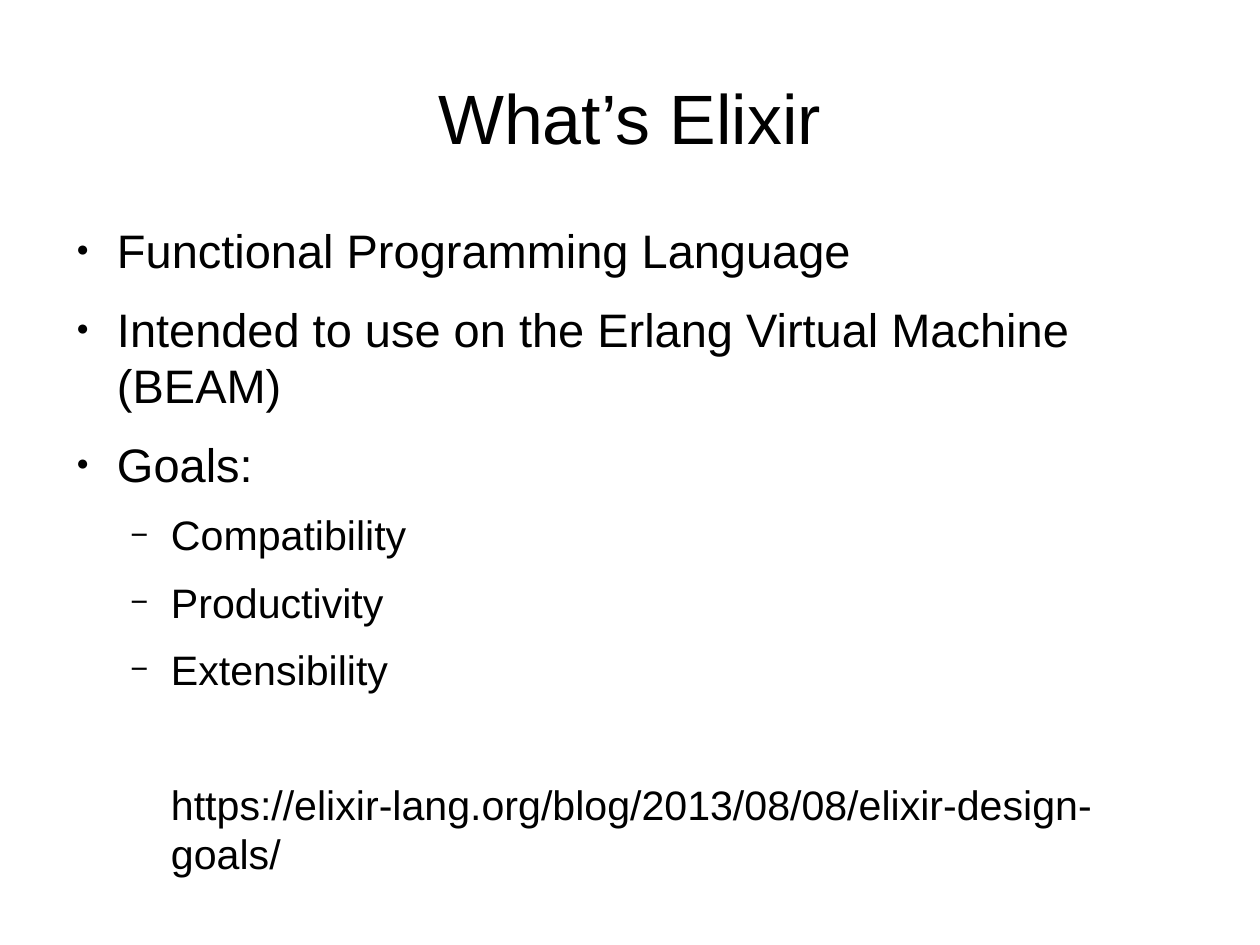
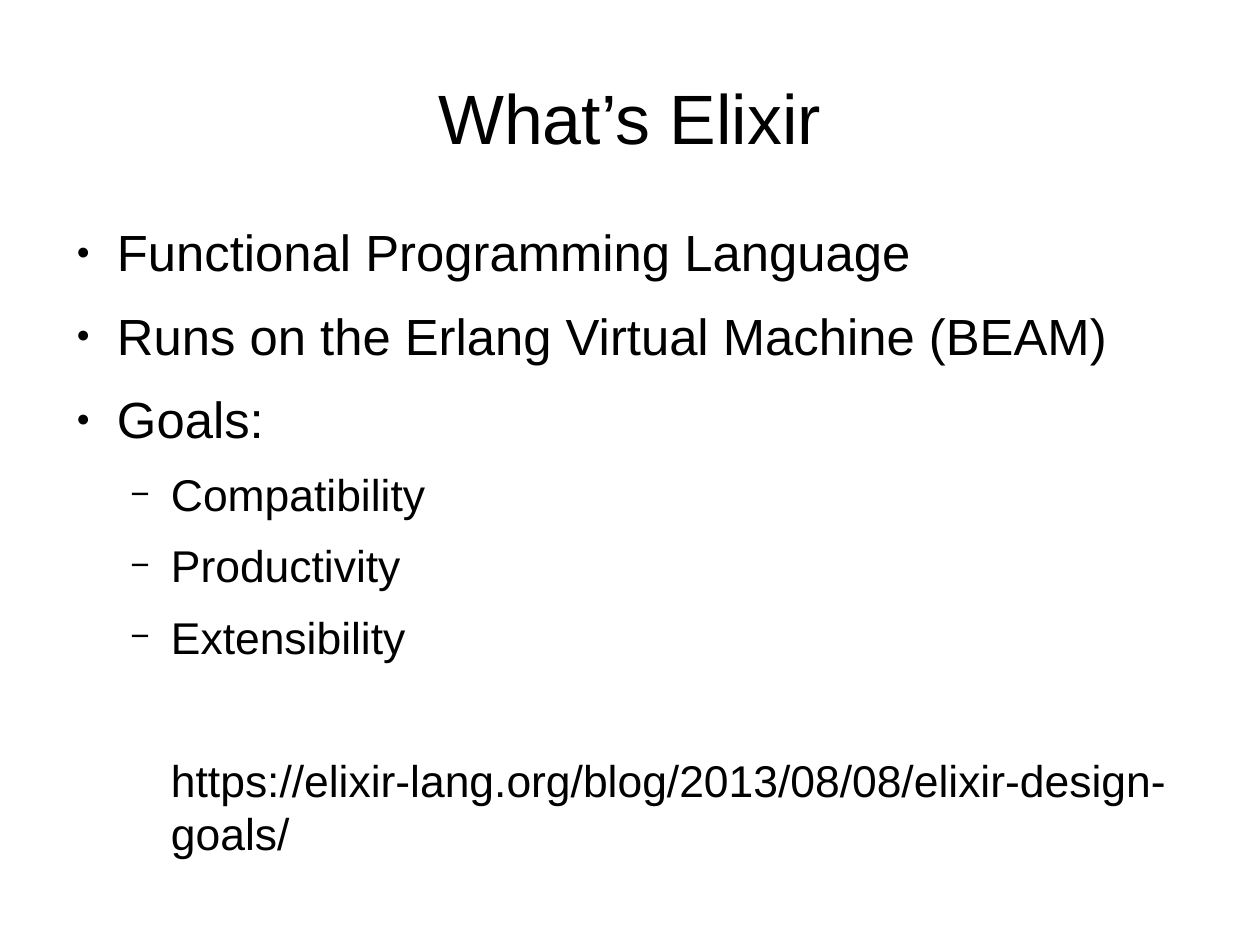
Before and after one commit to ramortegui/talks, a slide deck: slide 3 of odps/elixir-reactive-app.odp. Drawn at 1260x945 pixels with LibreOffice and Linux fonts; fonts in the diff are those of the drawing. Boxes give left, top, right and bottom in pixels: in the first picture for what was removed or moved away, otherwise in the second. Text is boxed around its words. In the diff, an @@ line names an element or a change of style, - is before the commit and + after.

```diff
--- a/odps/elixir-reactive-app.odp
+++ b/odps/elixir-reactive-app.odp
@@ text at (117, 234, 1166, 859): size 29.6 to 32 pt in "Functional Programming Language", "Goals:"; size 25.9 to 28 pt in "Compatibility", "Productivity", "Extensibility", "https://elixir-lang.org/blog/2013/08/08/elixir-design-goals/" @@
@@ text at (117, 318, 1107, 365): text changed; size 29.6 to 32 pt @@
-● Intended to use on the Erlang Virtual Machine (BEAM)
+● Runs on the Erlang Virtual Machine (BEAM)
```
Also in this commit, not shown: 8 other slides changed, 5 slides added, 2 slides removed.
